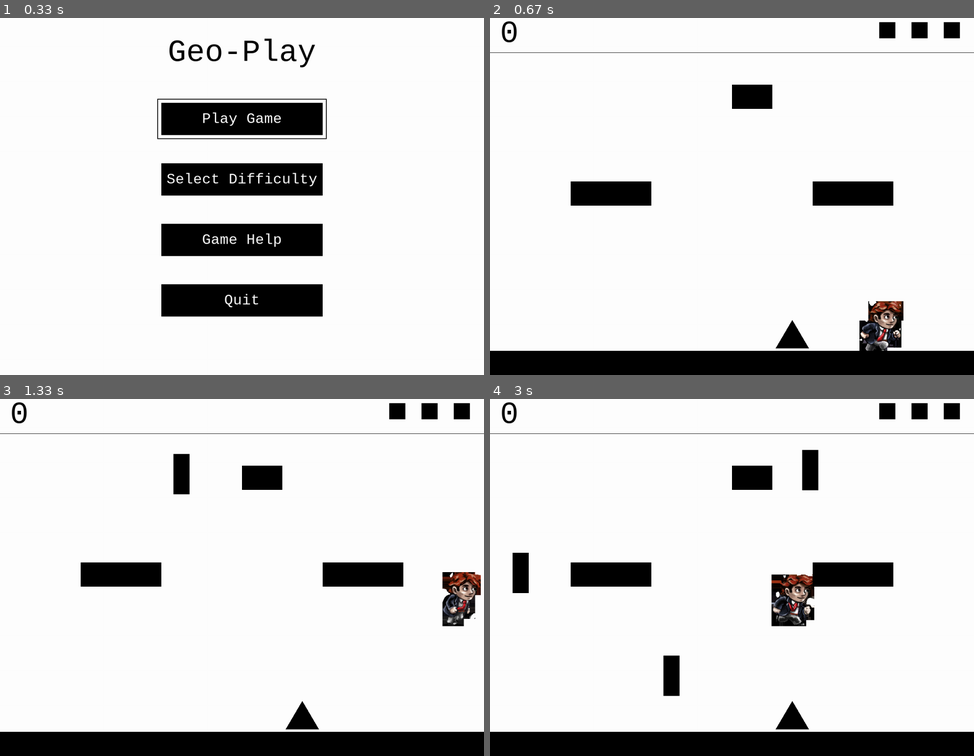
Above: before the commit, frames 1-4 (two rows, left to right).
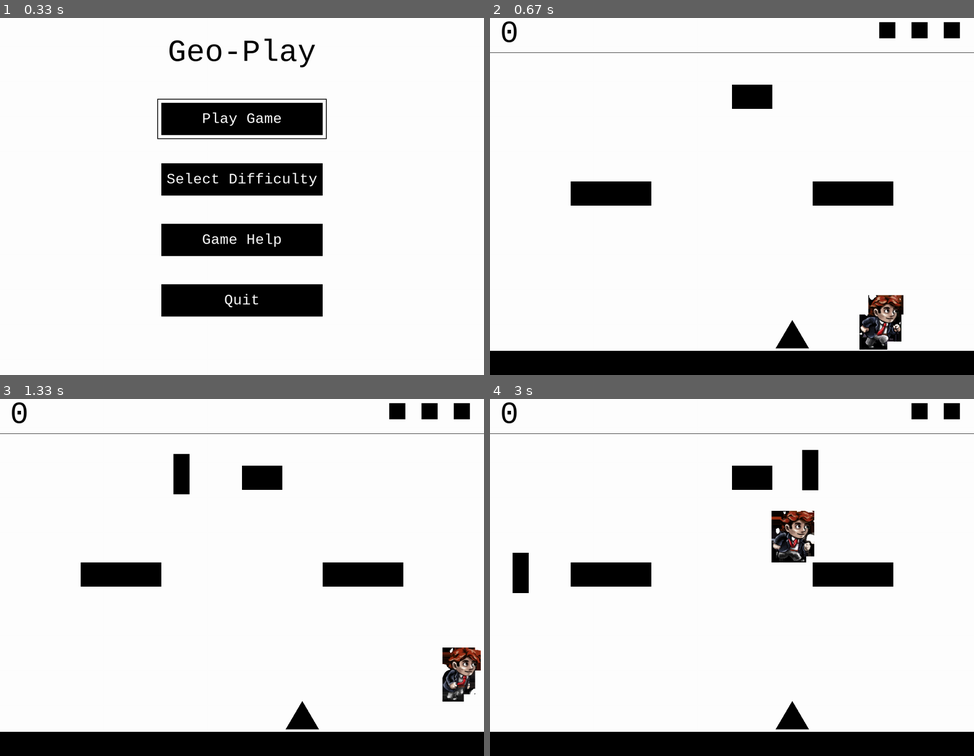
Above: after the commit, the same moments.

Repository: stevenacalhoun/geoplay
Game: pygame game, started from geometricPlay.py
The game is run twice, just before and just after one commit, with the same random seed, the same clock (stepped at 60 frames per second) and the same inputs. The source is Python 2; it was converted automatically to run under Python 3.
Inputs:
- Up to frame 1 (0.33 s): no input
- Up to frame 2 (0.67 s): tap Enter at 0.33 s
- Up to frame 3 (1.33 s): tap Space at 0.67, 1.07 s; hold Right from 1 s (still down)
- Up to frame 4 (3 s): tap Space at 1.37, 1.57, 1.87, 2.13, 2.43, 2.57, 2.87 s; release Right at 1.47 s; hold Left 1.5-2.03 s; hold Left 2.07-2.47 s; hold Right from 2.5 s (still down)

Frame 1 is identical in both runs. In frame 2, 1.0% of the frame differs, in the area x 76-86%, y 77-94%; in frame 3, 2.0%; in frame 4, 3.0%, in the area x 35-84%, y 1-84%.

Commit message:
Fixed collision issue

Diff:
--- a/lib/scenes.py
+++ b/lib/scenes.py
@@ -163,16 +163,11 @@
     # Get our square character and add him to the dynamic sprite group
     self.mcSquare = Mcsquare(self.screen, self.startingLoc)
     self.dynamicSpriteGroup = pygame.sprite.Group(self.mcSquare)
-    # self.spawnTriangle(triangleLocations[currentTriangle])
-
 
     # Create a sprite group to hold the rain
     self.rectangleSpriteGroup = pygame.sprite.Group()
 
     # Get our platforms from the screen and draw them
-    # platformOne = Platform(self.screen, ((SCREEN_WIDTH * 0.25) - (PLATFORM_WIDTH / 2), 500))
-    # platformTwo = Platform(self.screen, ((SCREEN_WIDTH * 0.75) - (PLATFORM_WIDTH / 2), 500))
-    # self.platforms = [platformOne, platformTwo]
     self.platformSpriteGroup = pygame.sprite.Group()
     self.platforms = []
 
@@ -200,6 +195,8 @@
       # Update the screen and check for collisions
       self.update()
       self.checkCollisions()
+      self.draw()
+      ## FUCKING FIGURED IT OUT, SPRITES DON'T REDRAW WITH checkCollisions()
       pygame.display.flip()
       clock.tick(FRAME_RATE)
 
@@ -234,7 +231,6 @@
     # Update our dynamic sprite and refresh the screen
     self.screen.fill(WHITE)
     self.dynamicSpriteGroup.update()
-    self.dynamicSpriteGroup.draw(self.screen)
 
     # Remove any dead rectangles
     for rectangle in self.rectangleSpriteGroup:
@@ -253,21 +249,15 @@
 
     # Update the rectangle rain
     self.rectangleSpriteGroup.update()
-    self.rectangleSpriteGroup.draw(self.screen)
 
     # Update the platform sprites
     self.platformSpriteGroup.update()
-    self.platformSpriteGroup.draw(self.screen)
 
     # Update the triangles
     self.triangleSpriteGroup.update()
-    self.triangleSpriteGroup.draw(self.screen)
 
     # Update the HUD
     self.HUD.update()
-
-    # Draw a ground
-    # pygame.draw.rect(self.screen, BLACK, (0, GROUND_Y, SCREEN_WIDTH, GROUND_THICKNESS))
 
   # Update all the sprites on screen
   def checkCollisions(self):
@@ -284,14 +274,6 @@
           self.removeTriangle(triangle)
           triangle = None
 
-      # # Some test positions for the triangles
-      # if currentTriangle == 0:
-      #   currentTriangle = 1
-      # else:
-      #   currentTriangle = 0
-      #
-      # self.spawnTriangle(triangleLocations[currentTriangle])
-
       platform = random.choice(self.platforms)
       self.triangleSpriteGroup.add(platform.spawnTriangle())
 
@@ -302,6 +284,12 @@
         hit = rectangle.checkCollisions(self.platforms, self.mcSquare)
         if hit:
           self.HUD.removeLife()
+
+  def draw(self):
+    self.dynamicSpriteGroup.draw(self.screen)
+    self.platformSpriteGroup.draw(self.screen)
+    self.rectangleSpriteGroup.draw(self.screen)
+    self.triangleSpriteGroup.draw(self.screen)
 
 class DifficultyMenu(Scene):
   def __init__(self, screen):
--- a/lib/spriteSheets.py
+++ b/lib/spriteSheets.py
@@ -18,6 +18,7 @@
         # Copy the sprite from the large sheet onto the smaller image
         image.blit(self.sprite_sheet, (0, 0), (x, y, width, height))
 
+        # Set the transparent color
         transColor = image.get_at((0,0))
         image.set_colorkey(transColor)
 
--- a/lib/sprites.py
+++ b/lib/sprites.py
@@ -5,7 +5,7 @@
 from pygame.locals import *
 from constants import *
 from spriteSheets import *
-
+import time
 # McSquare size
 MCSQUARE_HEIGHT = 140
 MCSQUARE_WIDTH = 130
@@ -71,6 +71,9 @@
     self.runningLeft = False
     self.jumping = False
     self.jumpRecharged = True
+    self.falling = True
+
+    self.height = MCSQUARE_HEIGHT
 
     # Count frames to make the animation look smooth
     self.frame = 0
@@ -97,12 +100,10 @@
         self.yMove += MCSQUARE_JUMP_SPEED * .04
         if self.yMove >= 0:
           # Peak of the jump
-          print "Peak of jump"
-          self.falling = True
           self.jumping = False
           self.yMove = GRAVITY * .1
       # As he's falling increase the amount of gravity until we reach full gravity
-      if self.jumping == False:
+      else:
         if self.yMove < GRAVITY:
           self.yMove += GRAVITY * .1
         else:
@@ -111,15 +112,17 @@
   # Check to see if we've collided with anything
   def checkCollisions(self, platforms, triangles):
     # Check to see if we landed on any platforms
+    # self.falling = True
     for platform in platforms:
       if self.rect.colliderect(platform.rect):
         # Moving up
         if self.yMove < 0:
-          self.rect.y = platform.rect.y - platform.height
+          self.rect.y = platform.rect.y + platform.height
         # Moving down
         if self.yMove > 0:
           self.jumpRecharged = True
           self.rect.y = platform.rect.y - MCSQUARE_HEIGHT
+          str(self.rect.y + MCSQUARE_HEIGHT) + "==" + str(platform.rect.y)
 
     # Check to see if we've gotten to the triangle
     captureCount = 0
@@ -242,10 +245,6 @@
       if self.rect.colliderect(platform.rect):
         self.despawn()
 
-    # Check collisions with ground
-    if self.rect.y + RECTANGLE_HEIGHT >= GROUND_Y:
-      self.despawn()
-
     # Check collisions with McSquare
     if self.rect.colliderect(mcSquare.rect):
       self.despawn()
